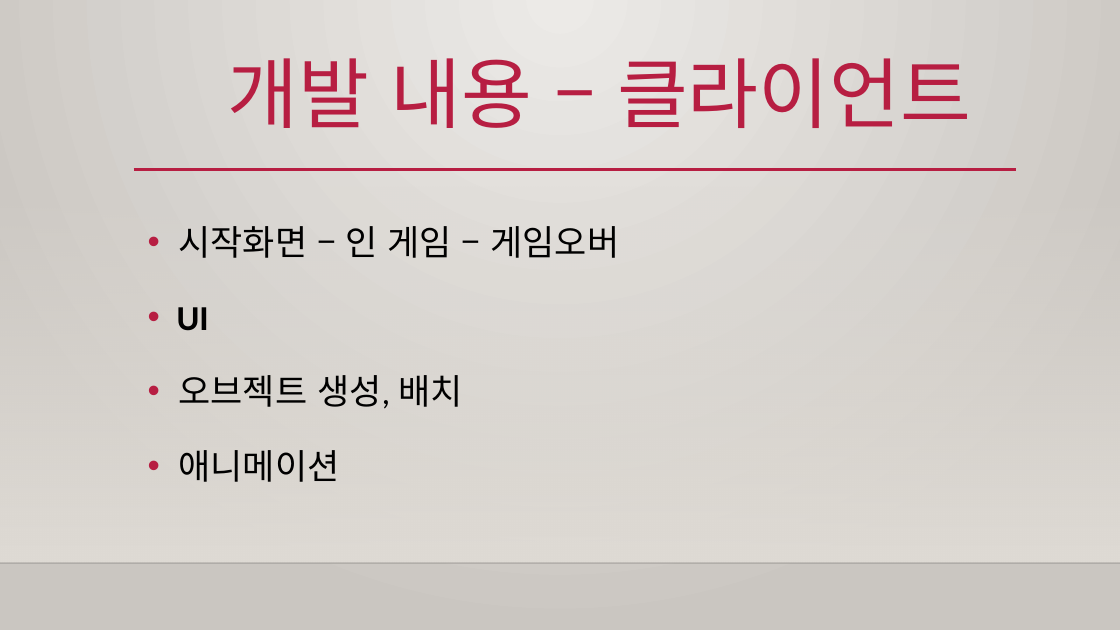
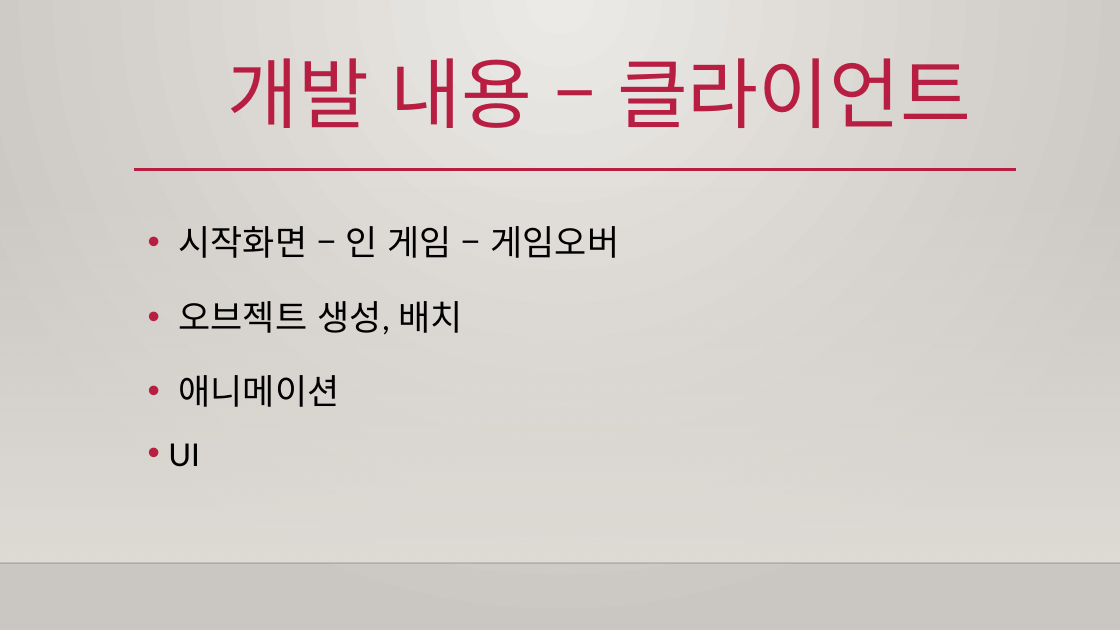
Before and after one commit to jeongHooon/Jungle-War, a slide deck: slide 5 of Jungle War 박정훈 신상우 이수진 이병철.pptx. Drawn at 1120x630 pixels with LibreOffice and Linux fonts; fonts in the diff are those of the drawing; background and template pictures are left out. Boxes give left, top, right and bottom in pixels: in the first picture for what was removed or moved away, otherwise in the second. Text is boxed around its words. In the diff, an @@ line names an element or a change of style, - is before the commit and + after.

```diff
--- a/Jungle War 박정훈 신상우 이수진 이병철.pptx
+++ b/Jungle War 박정훈 신상우 이수진 이병철.pptx
@@ text at [177,307,209,331]: paragraph removed @@
-• UI
@@ text at [169,443,200,467]: paragraph added @@
+• UI
```
Also in this commit, not shown: 1 other slide changed.
